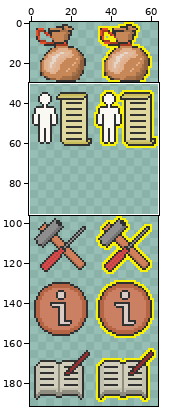
Edited in one commit: sprite sheet (paksrc/ui_img/sidebar-icon.png). Above, an overview of the earlier version with the close-up marked.
Close-up. The starting point:
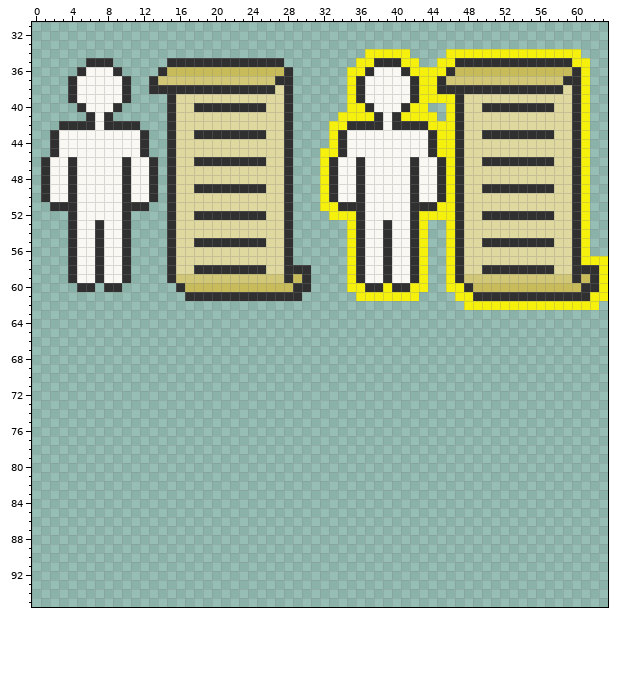
The file is 64x192 pixels. Shown: x 0..63, y 31..95. The old version is drawn lined up with the new one.
Once edited:
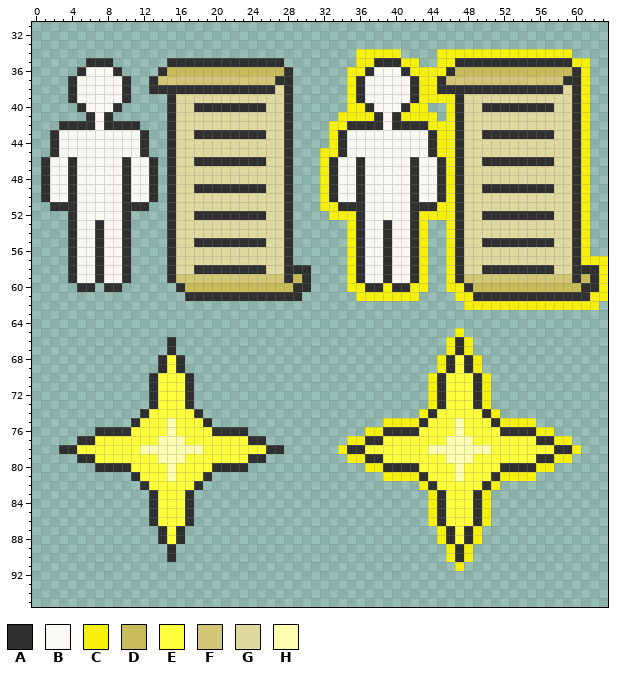
Palette (. is transparent): A #303030  B #f9f8f2  C #f5f10d  D #c8bc5a  E #fcff3a  F #d1c776  G #dfd89f  H #feffb1
The edit:
drawings rearranged on the sheet (the old picture shows each at its new place; 2 dropped ones are not shown)
y 34: x 36 . -> C; x 41 C -> .; x 45 . -> C; x 60 C -> .
y 65: x 47 . -> C
y 66..67: x 15 . -> A; x 46..48 ... -> CAC
y 68..69: x 14..16 ... -> AEA; x 45..49 ..... -> CAEAC
y 70..73: x 13..17 ..... -> AEEEA; x 44..50 ....... -> CAEEEAC
y 74: x 12..18 ....... -> AEEEEEA; x 43..51 ......... -> CAEEEEEAC
y 75: x 11..19 ......... -> AEEEHEEEA; x 39..55 ................. -> CCCCAEEEHEEEACCCC
y 76: x 7..23 ................. -> AAAAEEEEHEEEEAAAA; x 37..57 ..................... -> CCAAAAEEEEHEEEEAAAACC
y 77: x 5..25 ..................... -> AAEEEEEEEHHHEEEEEEEAA; x 35..59 ......................... -> CCAAEEEEEEEHHHEEEEEEEAACC
y 78: x 3..27 ......................... -> AAEEEEEEEHHHHHHHEEEEEEEAA; x 34..60 ........................... -> CAAEEEEEEEHHHHHHHEEEEEEEAAC
y 79: x 5..25 ..................... -> AAEEEEEEEHHHEEEEEEEAA; x 35..59 ......................... -> CCAAEEEEEEEHHHEEEEEEEAACC
y 80: x 7..23 ................. -> AAAAEEEEHEEEEAAAA; x 37..57 ..................... -> CCAAAAEEEEHEEEEAAAACC
y 81: x 11..19 ......... -> AEEEHEEEA; x 39..55 ................. -> CCCCAEEEHEEEACCCC
y 82: x 12..18 ....... -> AEEEEEA; x 43..51 ......... -> CAEEEEEAC
y 83..86: x 13..17 ..... -> AEEEA; x 44..50 ....... -> CAEEEAC
y 87..88: x 14..16 ... -> AEA; x 45..49 ..... -> CAEAC
y 89..90: x 15 . -> A; x 46..48 ... -> CAC
y 91: x 47 . -> C
